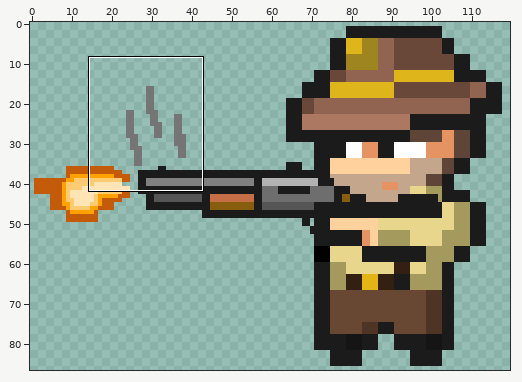
Sprite sheet, stored at ZombiesAttack/src/main/resources/rifle-attack-left.png. Above, an overview of the earlier version with the close-up marked.
Close-up. Before the commit:
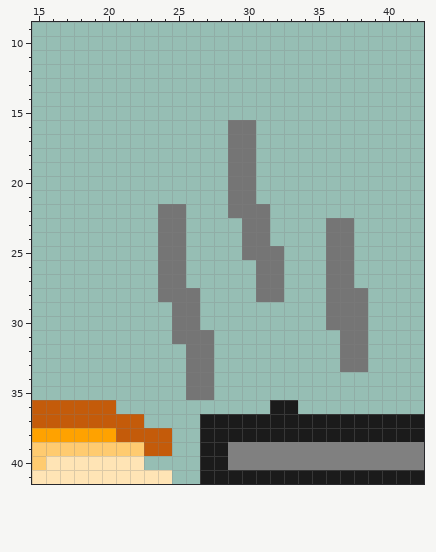
The file is 118x90 pixels. Colours within 5 levels of each other are drawn and written as one. Shown: x 15..42, y 9..41. The old version is drawn lined up with the new one, on the new canvas.
Once edited:
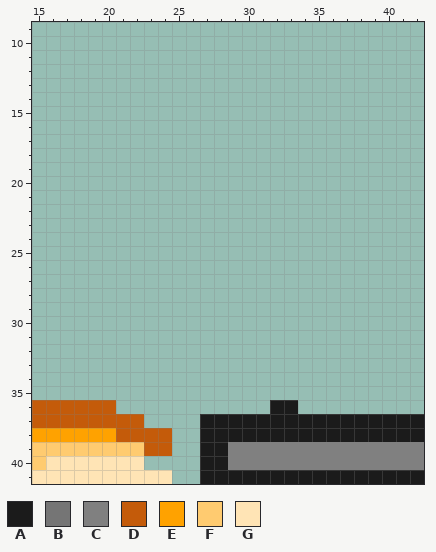
Palette (. is transparent): A #1b1b1b  B #757575  C #808080  D #c45b0a  E #ffa200  F #ffcb70  G #ffe4b5
Difference:
canvas 118x90 -> 120x87, the old top-left corner now at 0,-3 (the part of the old canvas that was cut away was empty and is not shown)
@@ x 22..40 @@
 15 ...................
-16 .......BB..........
-17 .......BB..........
-18 .......BB..........
-19 .......BB..........
-20 .......BB..........
-21 .......BB..........
-22 ..BB...BBB.........
-23 ..BB....BB....BB...
-24 ..BB....BB....BB...
-25 ..BB....BBB...BB...
-26 ..BB.....BB...BB...
-27 ..BB.....BB...BB...
-28 ..BBB....BB...BBB..
-29 ...BB.........BBB..
-30 ...BB.........BBB..
-31 ...BBB.........BB..
-32 ....BB.........BB..
-33 ....BB.........BB..
-34 ....BB.............
-35 ....BB.............
+16 ...................
+17 ...................
+18 ...................
+19 ...................
+20 ...................
+21 ...................
+22 ...................
+23 ...................
+24 ...................
+25 ...................
+26 ...................
+27 ...................
+28 ...................
+29 ...................
+30 ...................
+31 ...................
+32 ...................
+33 ...................
+34 ...................
+35 ...................
 36 ..........AA.......
